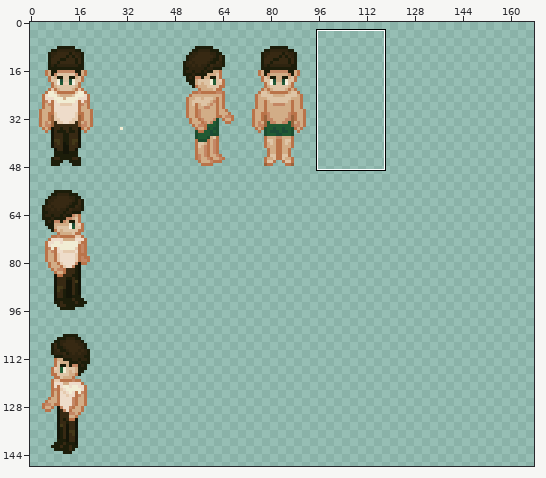
One commit to this pixel-art file: Assets/character/Main Character/Character_front.aseprite. The picture above shows the old version from afar; the outline marks the close-up.
Close-up. Old version:
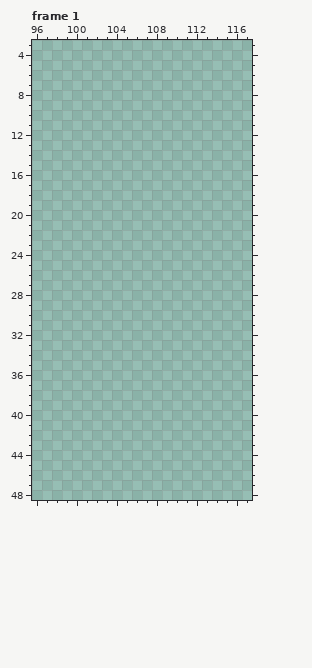
240x288 pixels, 7 frames. Colours within 5 levels of each other are drawn and written as one. Shown: frame 1: x 96..117, y 3..48. The wide view leaves out empty margins. The commit also changed other frames or places, which this record leaves out.
The result:
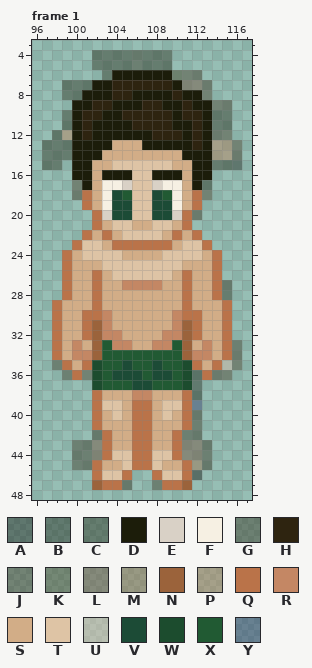
Palette (. is transparent): A #0f0d0667  B #14150867  C #1c1d0a67  D #1c1d0a  E #d9d1c6  F #f6f0e3  G #2e241067  H #2e2410  J #3c2b1667  K #43381867  L #6c3e2867  M #9b633b67  N #9b633b  P #ba734967  Q #ba7349  R #c48764  S #d2ad87  T #dec4a5  U #ebc1ac67  V #1c4b36  W #1c4c2e  X #215a33  Y #23285d67
The edit:
{"change": "layer \"Layer 6\" now shown"}
{"where": "frame 1, layers \"Layer 5\", \"Layer 6\""}
{"frame":1,"y":4,"x":102,"old":"........","new":"CCCCGCCC"}
{"frame":1,"y":5,"x":102,"old":"........","new":"CCCCGCCC"}
{"frame":1,"y":6,"x":103,"old":"..........","new":"CDDDDDDKJJ"}
{"frame":1,"y":7,"x":99,"old":"...............","new":"CCCDDHHHHHHDLLJ"}
{"frame":1,"y":8,"x":99,"old":"...............","new":"CCDDDHHDDDDHDDJ"}
{"frame":1,"y":9,"x":100,"old":"................","new":"DDHHDDDHHDDHDDJJ"}
{"frame":1,"y":10,"x":99,"old":".................","new":"CDHHDDHHHHHDHHDCC"}
{"frame":1,"y":11,"x":99,"old":".................","new":"CDHDDDDHHHHDDHDCC"}
{"frame":1,"y":12,"x":98,"old":"..................","new":"CPDHDDDDDDHHHDHDJJ"}
{"frame":1,"y":13,"x":97,"old":"....................","new":"CCCDDDDSSSDDDDDHDPPJ"}
{"frame":1,"y":14,"x":97,"old":"....................","new":"CCCDDDSSSSSSSSDDDPPJ"}
{"frame":1,"y":15,"x":97,"old":"..","new":"CC"}
{"frame":1,"y":15,"x":100,"old":".................","new":"DDSSTTTTTTSSDDCCA"}
{"frame":1,"y":16,"x":100,"old":"..............","new":"DDSDDDTTDDDSDD"}
{"frame":1,"y":17,"x":100,"old":"..............","new":"JDSFFETTEFFSDC"}
{"frame":1,"y":18,"x":100,"old":"..............","new":"JQSFVXTTVXFSQJ"}
{"frame":1,"y":19,"x":101,"old":"............","new":"QSFVVTTVVFSQ"}
{"frame":1,"y":20,"x":102,"old":"...........","new":"QEVVTTVVEQJ"}
{"frame":1,"y":21,"x":102,"old":"..........","new":"QSTTSSTTSQ"}
{"frame":1,"y":22,"x":101,"old":"............","new":"QSQSTTTTSQSQ"}
{"frame":1,"y":23,"x":100,"old":"..............","new":"QTTSQQQQQQSTTQ"}
{"frame":1,"y":24,"x":99,"old":"................","new":"QSTTTTSSSSTTTTSQ"}
{"frame":1,"y":25,"x":99,"old":"................","new":"QSSSTTTTTTTTSSSQ"}
{"frame":1,"y":26,"x":99,"old":"................","new":"QSSQSTTTTTTSQSSQ"}
{"frame":1,"y":27,"x":99,"old":".................","new":"QSSQSSRRRRSSQSSQG"}
{"frame":1,"y":28,"x":99,"old":".................","new":"QSSQSSSSSSSSQSSQC"}
{"frame":1,"y":29,"x":98,"old":"..................","new":"QSSSQSSSSSSSSQSSSQ"}
{"frame":1,"y":30,"x":98,"old":"..................","new":"QSSQQRSSSSSSRQQSSQ"}
{"frame":1,"y":31,"x":98,"old":"..................","new":"QSSQNRSSSSSSRNQSSQ"}
{"frame":1,"y":32,"x":98,"old":"..................","new":"QSSQNRRSSSSRRNQSSQ"}
{"frame":1,"y":33,"x":98,"old":"...................","new":"QSRSNXRRSSRRXNSRSQG"}
{"frame":1,"y":34,"x":98,"old":"...................","new":"QSRRNXXXXXXXXNRRSQJ"}
{"frame":1,"y":35,"x":98,"old":"...................","new":"GQSQWXXVXXVXXWQSQUJ"}
{"frame":1,"y":36,"x":99,"old":".................","new":"GQJWXVVVXVVXWBQJJ"}
{"frame":1,"y":37,"x":102,"old":"...........","new":"WXXXVVXXXWB"}
{"frame":1,"y":38,"x":102,"old":"...........","new":"QSSSRRSSSQB"}
{"frame":1,"y":39,"x":102,"old":"...........","new":"QTTSQQSTTQY"}
{"frame":1,"y":40,"x":102,"old":"...........","new":"QSTSQQSTSQG"}
{"frame":1,"y":41,"x":102,"old":"...........","new":"QSSSQQSSSQG"}
{"frame":1,"y":42,"x":102,"old":"...........","new":"GQSSQQSSQGG"}
{"frame":1,"y":43,"x":100,"old":"..............","new":"GGLQSSQQSSQLLG"}
{"frame":1,"y":44,"x":100,"old":"..............","new":"GGLQTTQQTTQLLG"}
{"frame":1,"y":45,"x":100,"old":"..............","new":"GGQSSTQQTSSQMG"}
{"frame":1,"y":46,"x":102,"old":"....","new":"QTTQ"}
{"frame":1,"y":46,"x":108,"old":".....","new":"QTTQA"}
{"frame":1,"y":47,"x":102,"old":"....","new":"NQQG"}
{"frame":1,"y":47,"x":108,"old":"....","new":"GQQN"}
